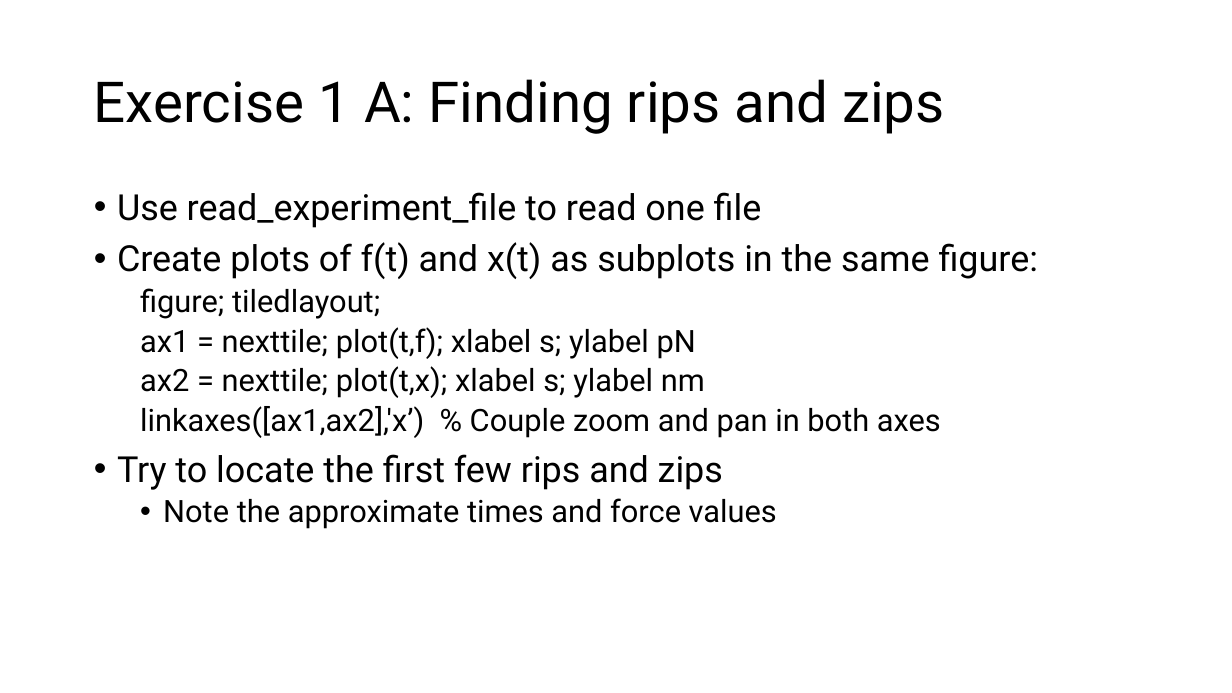
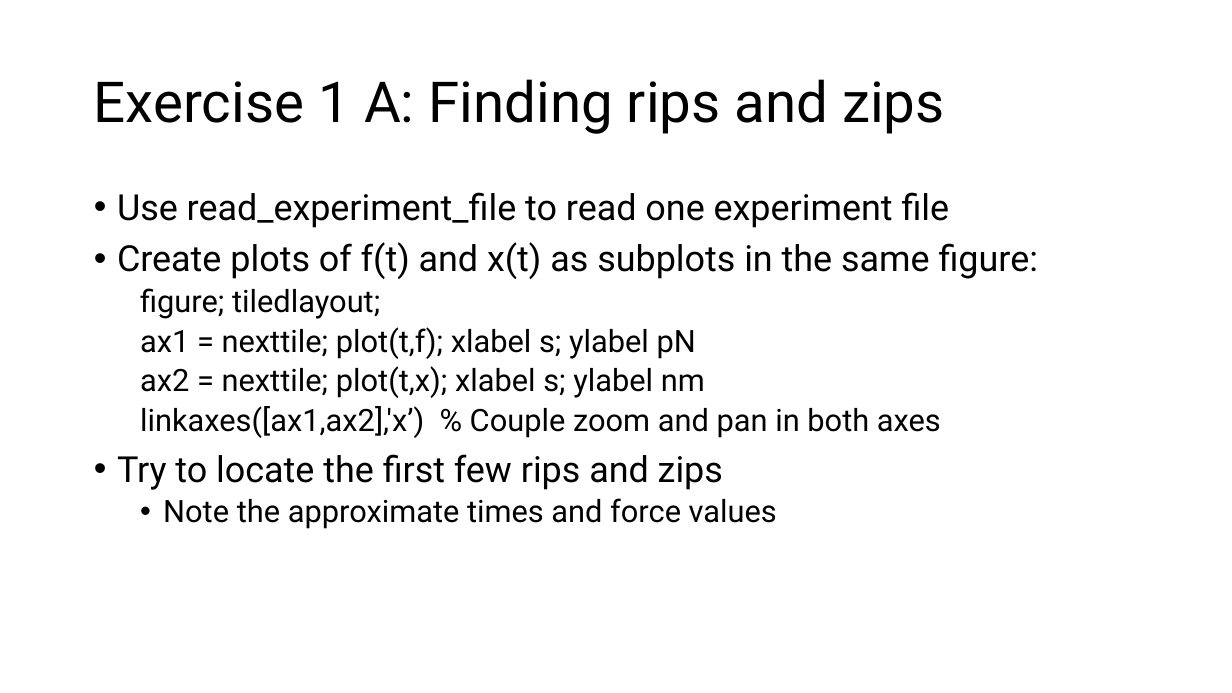
Before and after one commit to are-mj/OpticalTweezers, a slide deck: slide 8 of Summer school 2024/Exercises.pptx (slide 7 before the commit). Drawn at 1232x693 pixels with LibreOffice and Linux fonts; fonts in the diff are those of the drawing. Boxes give left, top, right and bottom in pixels: in the first picture for what was removed or moved away, otherwise in the second. Text is boxed around its words. In the diff, an @@ line names an element or a change of style, - is before the commit and + after.

```diff
--- a/Summer school 2024/Exercises.pptx
+++ b/Summer school 2024/Exercises.pptx
@@ text at box(117, 192, 950, 228): text changed @@
-• Use read_experiment_file to read one file
+• Use read_experiment_file to read one experiment file
```
Also in this commit, not shown: 8 other slides changed, 2 slides added, 1 slide removed, 2 other files.
